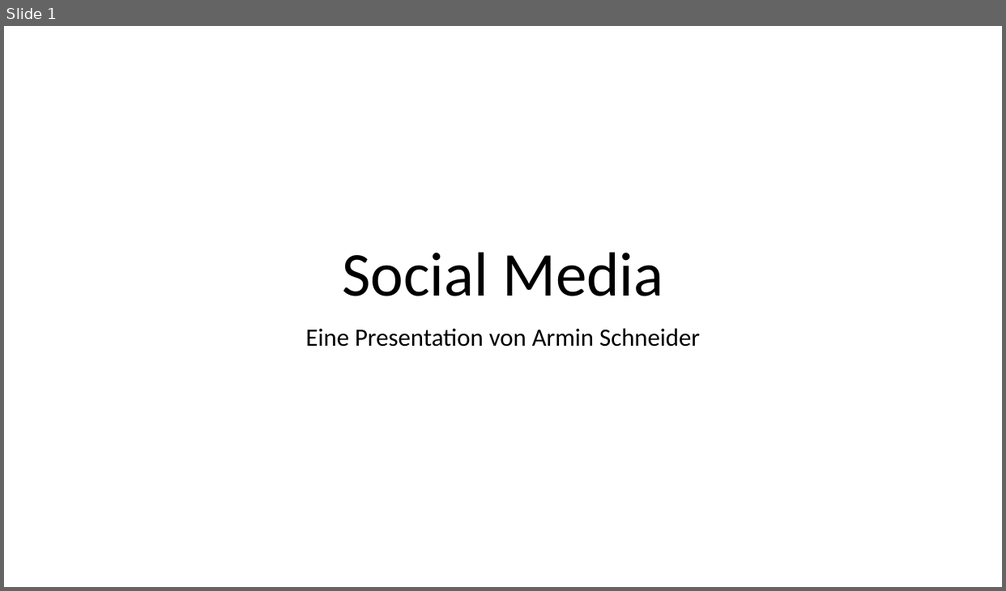
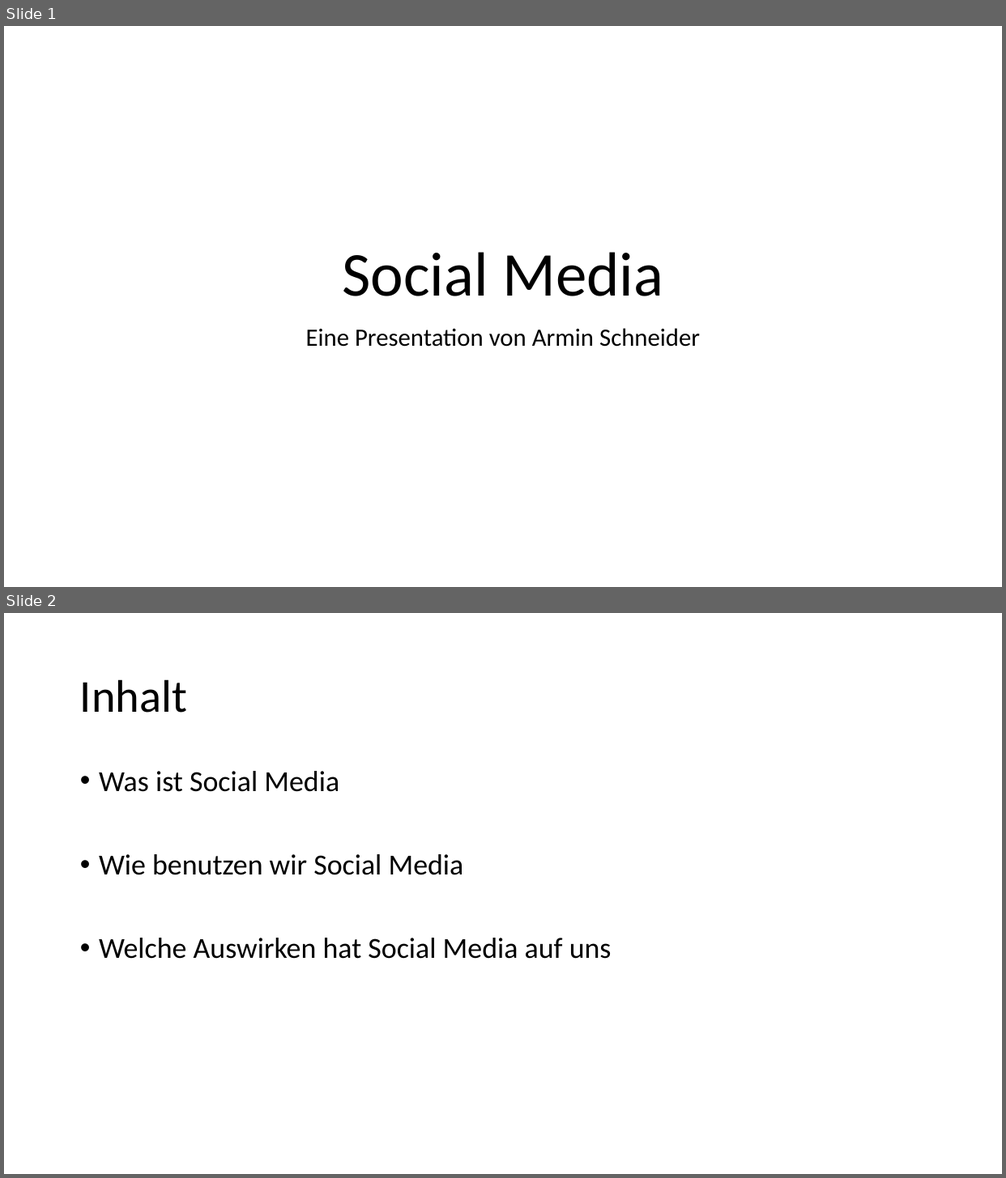
Before and after one commit to ArkonM/4CHIF, a slide deck: SYP - Markus Reis/Social Media.pptx. Shown one above the other, each under a label of ours: slide 1 before the commit, slides 1 and 2 after it. The pictures are 1006x591 and 1006x1178 pixels, drawn with LibreOffice and Linux fonts; fonts in the diff are those of the drawing. Boxes give left, top, right and bottom in pixels: in the first picture for what was removed or moved away, otherwise in the second. Text is boxed around its words. In the diff, an @@ line names an element or a change of style, - is before the commit and + after.

```diff
--- a/SYP - Markus Reis/Social Media.pptx
+++ b/SYP - Markus Reis/Social Media.pptx
@@ slide 2 added at (4,613,1002,1174), background #FFFFFF @@
@@ title added at (80,679,187,713), 44 pt, text #000000 @@
+Inhalt
@@ text added at (99,771,612,959), 28 pt, text #000000 @@
+• Was ist Social Media
+• Wie benutzen wir Social Media
+• Welche Auswirken hat Social Media auf uns
```
Also in this commit, not shown: 1 slide changed, 5 other slides added, 1 slide removed, 1 other file.
